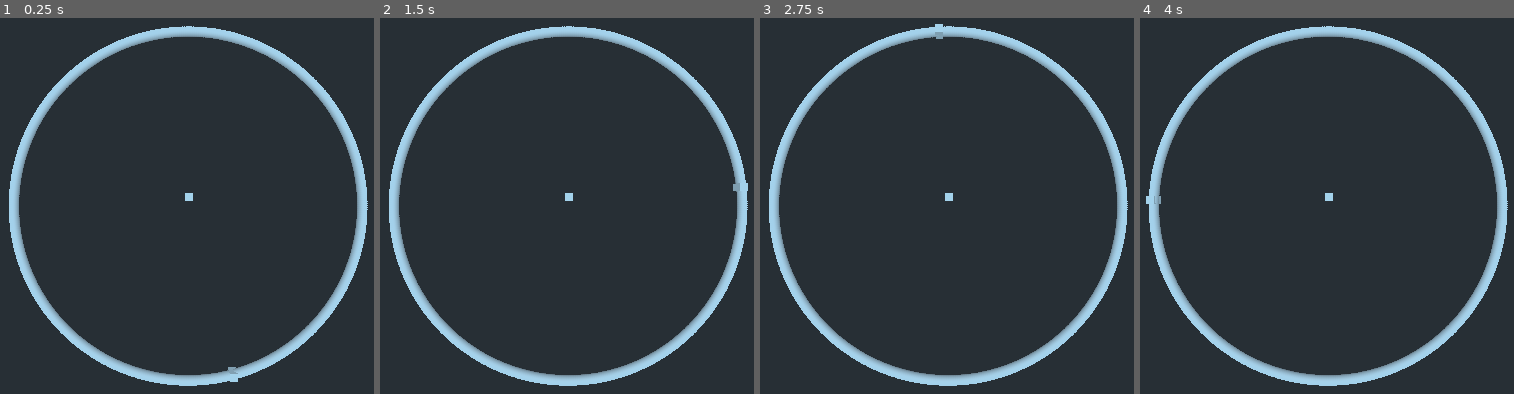
Above: before the commit, frames 1-4 (left to right).
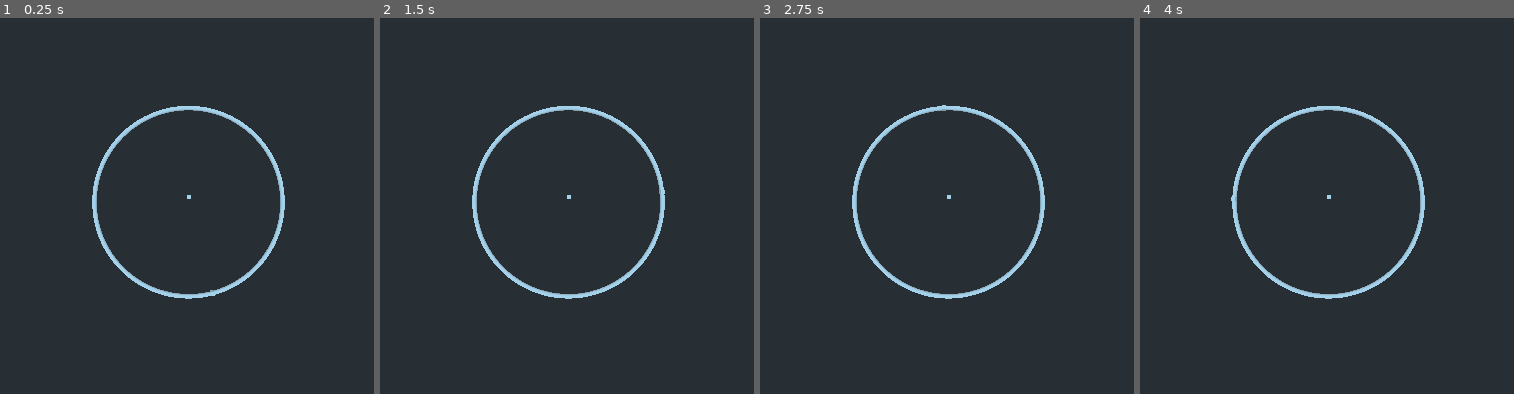
Above: after the commit, the same moments.

Repository: haennes/Spacecavate
Game: Godot game, scene res://scenes/MainScene.tscn
Same seed, same stepped clock (60 frames per second), same inputs: the game is played once before the commit and once after it. The project has no main scene, so this scene is started directly.
Inputs (mouse positions are in pixels of both pictures, inside the frame that each line leads up to):
- Up to frame 1 (0.25 s): no input
- Up to frame 2 (1.5 s): move the mouse to (746, 179) at 0.52 s; hold D (strafe_right) 0.53-1.28 s; hold Shift (run) 0.53-1.28 s; tap Space (jump) at 0.77 s; move the mouse to (409, 217) at 1.27 s; hold S (move_backward) from 1.28 s (still down); tap Shift (run) at 1.35 s
- Up to frame 3 (2.75 s): tap Space (jump) at 1.52 s; move the mouse to (1029, 108) at 2.02 s; release S (move_backward) at 2.03 s; hold D (strafe_right) from 2.03 s (still down); hold Shift (run) from 2.03 s (still down)
- Up to frame 4 (4 s): move the mouse to (1289, 277) at 2.77 s; release D (strafe_right) at 2.78 s; release Shift (run) at 2.78 s; hold W (move_forward) 2.78-3.53 s; tap Shift (run) at 2.85 s; tap Space (jump) at 3.02, 3.77 s; tap Enter at 3.5 s; move the mouse to (outside the picture) at 3.52 s; hold A (strafe_left) from 3.53 s (still down); hold Shift (run) from 3.53 s (still down)

The runs differ from the first frame. In frame 1, 10% of the frame differs, in the area x 2-99%, y 2-98%; in frame 2, 10%; in frame 3, 10%, in the area x 2-99%, y 1-98%; in frame 4, 10%.

Commit message:
test commit for ssh

Diff:
--- a/project.godot
+++ b/project.godot
@@ -9,13 +9,31 @@
 config_version=4
 
 _global_script_classes=[ {
+"base": "GravityObject",
+"class": "Engine",
+"language": "GDScript",
+"path": "res://scripts/RocketParts/Engine/Engine.gd"
+}, {
+"base": "RigidBody",
+"class": "GravityObject",
+"language": "GDScript",
+"path": "res://scripts/GravityObject/GravityObject.gd"
+}, {
 "base": "KinematicBody",
 "class": "Player",
 "language": "GDScript",
 "path": "res://scripts/Player/Player.gd"
+}, {
+"base": "GravityObject",
+"class": "Rocket",
+"language": "GDScript",
+"path": "res://scripts/Rocket/Rocket.gd"
 } ]
 _global_script_class_icons={
-"Player": ""
+"Engine": "",
+"GravityObject": "",
+"Player": "",
+"Rocket": ""
 }
 
 [application]
--- a/scenes/MainScene.tscn
+++ b/scenes/MainScene.tscn
@@ -24,7 +24,7 @@
 affected_by_gravity = false
 
 [node name="Camera" type="Camera" parent="."]
-transform = Transform( 1, 0, 0, 0, -0.00345576, 0.999994, 0, -0.999994, -0.00345576, 0, 46.884, 0 )
+transform = Transform( 1, 0, 0, 0, -0.00345576, 0.999994, 0, -0.999994, -0.00345576, 0, 86.8721, 0 )
 fov = 96.2583
 
 [node name="MultiMeshInstance" type="MultiMeshInstance" parent="."]
--- a/scenes/Player/Player.tscn
+++ b/scenes/Player/Player.tscn
@@ -1,32 +1,26 @@
-[gd_scene load_steps=7 format=2]
+[gd_scene load_steps=5 format=2]
 
 [ext_resource path="res://scripts/Player/Player.gd" type="Script" id=1]
 [ext_resource path="res://scenes/Player/TargetIcon.png" type="Texture" id=2]
-[ext_resource path="res://resources/CameraData/CameraData.gd" type="Script" id=3]
 
-[sub_resource type="Resource" id=1]
-script = ExtResource( 3 )
-offset = Vector3( 0, 0, 0 )
-
-[sub_resource type="CapsuleShape" id=2]
+[sub_resource type="CapsuleShape" id=1]
 height = 2.0
 
-[sub_resource type="CapsuleMesh" id=3]
+[sub_resource type="CapsuleMesh" id=2]
 mid_height = 2.0
 
 [node name="Player" type="KinematicBody"]
 collision_layer = 2
 collision_mask = 3
 script = ExtResource( 1 )
-camera_data = SubResource( 1 )
 
 [node name="CollisionShape" type="CollisionShape" parent="."]
 transform = Transform( 0.999997, 0.00229287, -6.04718e-05, 7.40722e-05, -0.00592443, 0.999982, 0.00229247, -0.99998, -0.00592458, 0, 0, 0 )
-shape = SubResource( 2 )
+shape = SubResource( 1 )
 
 [node name="MeshInstance" type="MeshInstance" parent="."]
 transform = Transform( 1, 0, 0, 0, -4.37114e-08, -1, 0, 1, -4.37114e-08, 0, 0, 0 )
-mesh = SubResource( 3 )
+mesh = SubResource( 2 )
 material/0 = null
 
 [node name="Camera" type="Camera" parent="."]
--- a/scripts/GravityObject/GravityObject.gd
+++ b/scripts/GravityObject/GravityObject.gd
@@ -1,3 +1,4 @@
+class_name GravityObject
 extends RigidBody
 
 ##### Declare this in an Autoload later   (from)
@@ -51,7 +52,7 @@
 		var force = Vector3.ZERO
 		var gravity_objects = get_tree().get_nodes_in_group("gravity_objects")
 		for x in gravity_objects.size():
-			var gravity_object : RigidBody = gravity_objects[x]
+			var gravity_object : GravityObject = gravity_objects[x]
 			if gravity_object == self:
 				continue
 			var direction = translation.direction_to(gravity_object.translation)
--- a/scripts/Player/Player.gd
+++ b/scripts/Player/Player.gd
@@ -11,7 +11,7 @@
 const MAX_CAMERA_TILT := 90
 
 # Data from this resource will be used for implementation of third person camera
-#export(Resource) var camera_data = camera_data as CameraData
+# export(Resource) var camera_data = camera_data as CameraData
 
 export(float, 0, 5) var walk_speed := 10.0
 export(float, 0, 500) var walk_acceleration := 250.0
